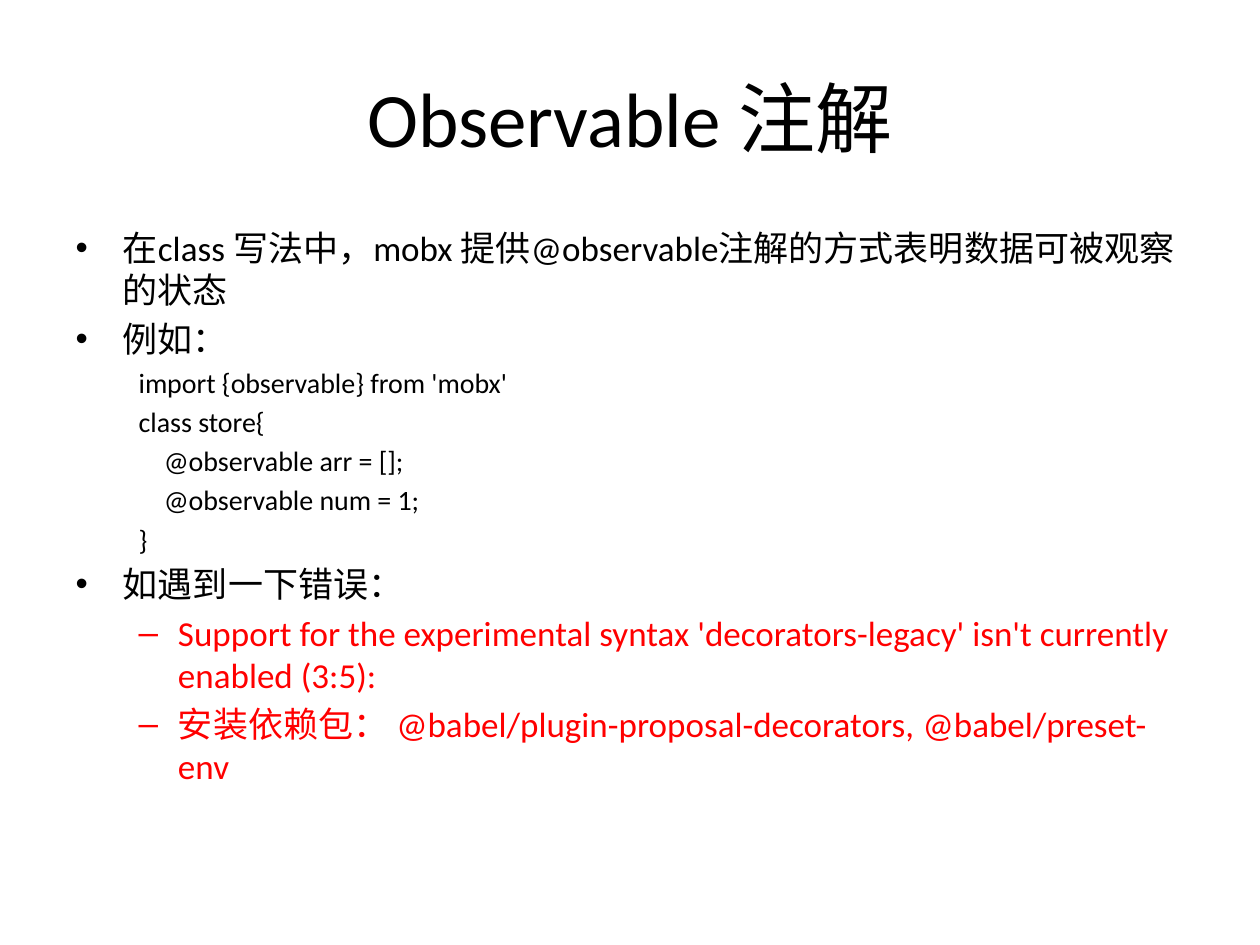
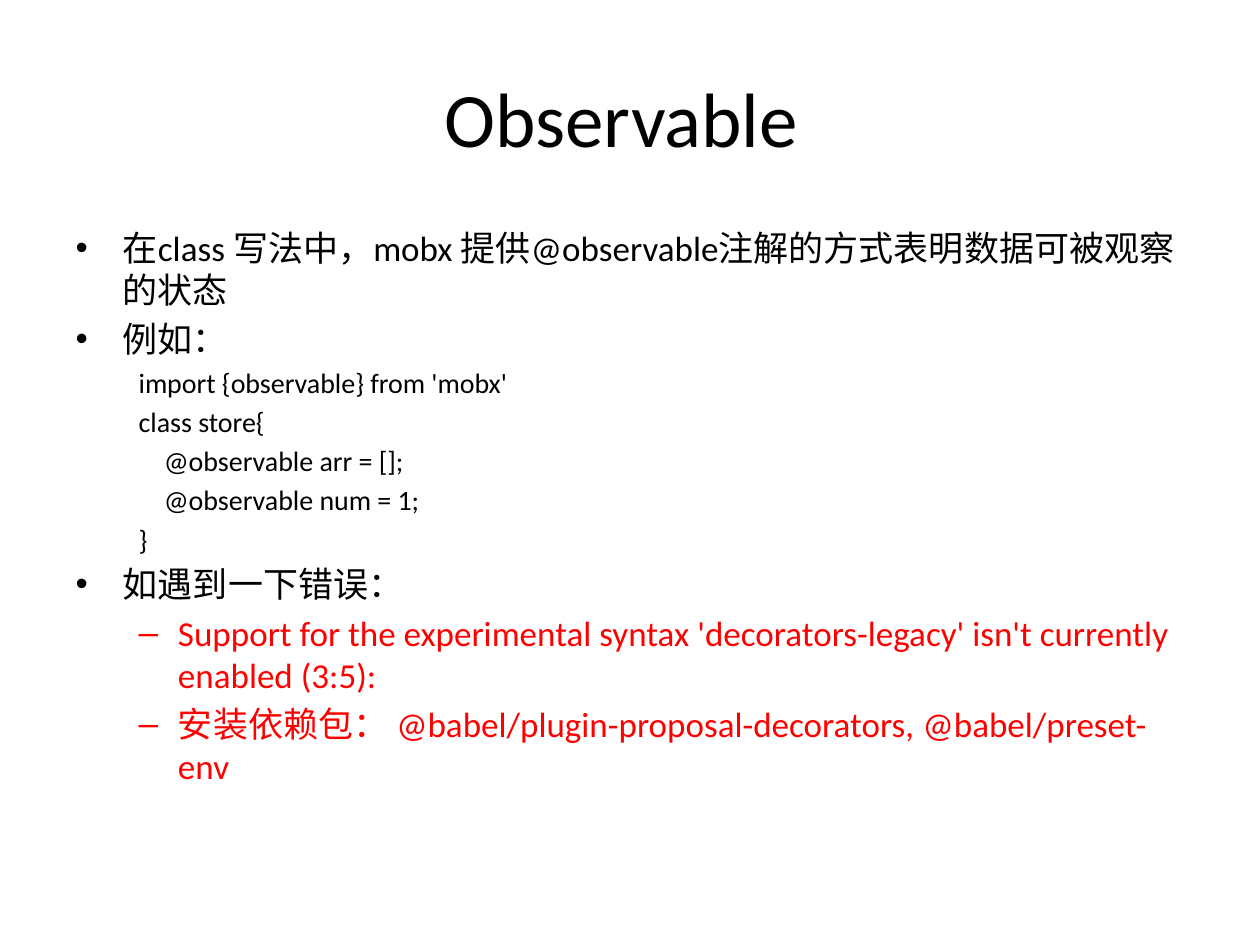
Before and after one commit to boxplay/mobx, a slide deck: slide 5 of Mobx.pptx. Drawn at 1260x945 pixels with LibreOffice and Linux fonts; fonts in the diff are those of the drawing. Boxes give left, top, right and bottom in pixels: in the first picture for what was removed or moved away, otherwise in the second. Text is boxed around its words. In the diff, an @@ line names an element or a change of style, - is before the commit and + after.

Commit message:
ppt

```diff
--- a/Mobx.pptx
+++ b/Mobx.pptx
@@ title at (444,93,798,148): text changed @@
-Observable 注解
+Observable
```
Also in this commit, not shown: 1 other slide changed.
